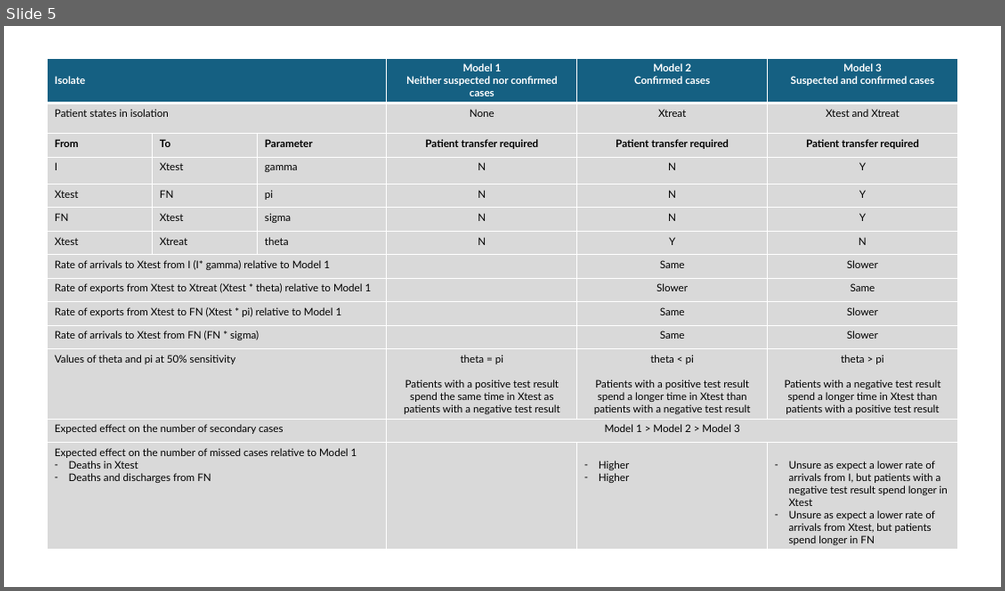
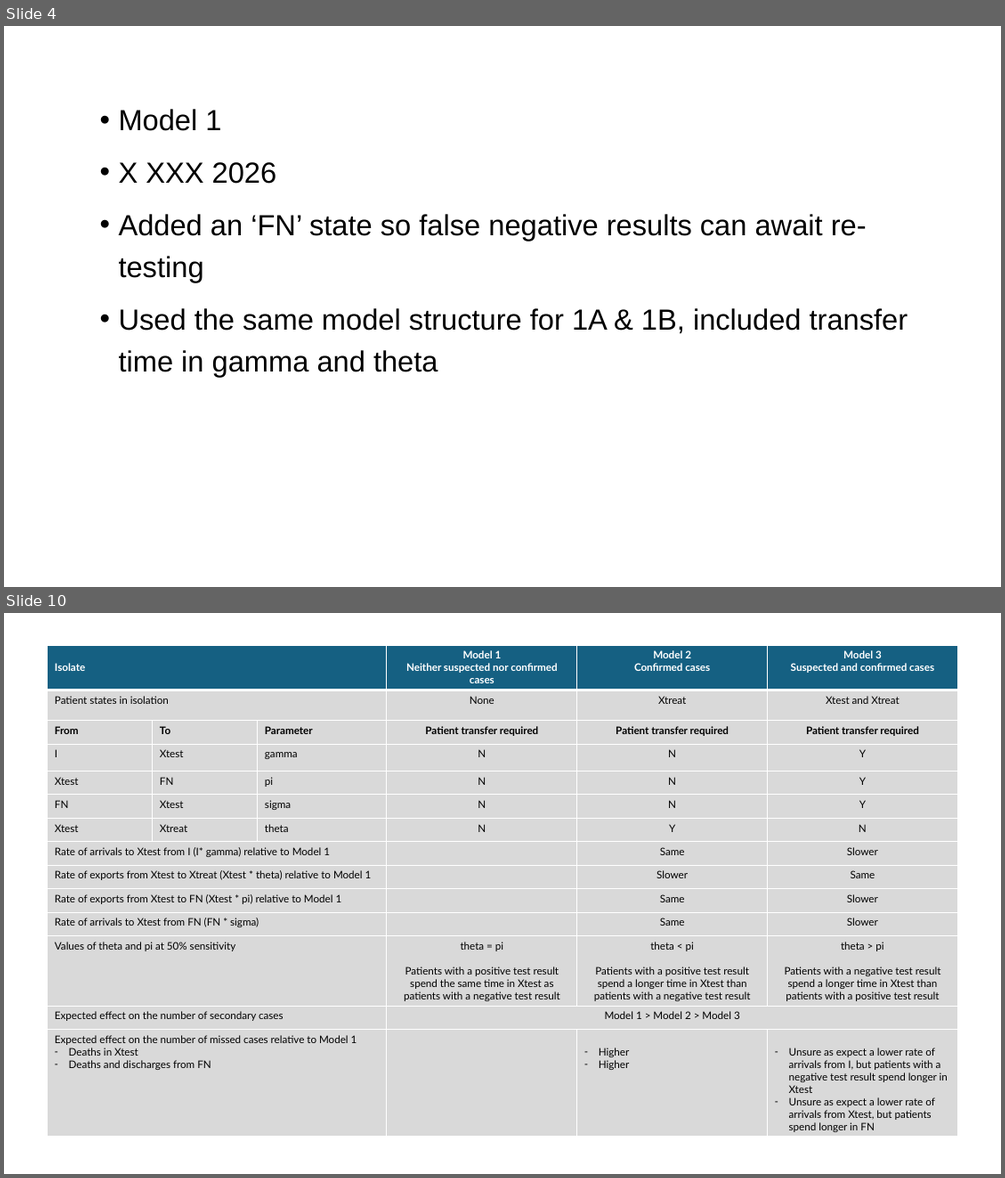
Before and after one commit to LFell/R_Cdiff_Model, a slide deck: Images/261014 Model diagrams with patient transfer.pptx. Shown one above the other, each under a label of ours: slide 5 before the commit, slides 4 and 10 after it; the slides between them are not shown. The pictures are 1005x591 and 1005x1178 pixels, drawn with LibreOffice and Linux fonts; fonts in the diff are those of the drawing. Boxes give left, top, right and bottom in pixels: in the first picture for what was removed or moved away, otherwise in the second. Text is boxed around its words. In the diff, an @@ line names an element or a change of style, - is before the commit and + after.

```diff
--- a/Images/261014 Model diagrams with patient transfer.pptx
+++ b/Images/261014 Model diagrams with patient transfer.pptx
@@ slide 4 added at box(4, 26, 1001, 587), background #FFFFFF @@
@@ text added at box(119, 109, 908, 377), 28 pt, text #000000 @@
+• Model 1
+• X XXX 2026
+• Added an ‘FN’ state so false negative results can await re-testing
+• Used the same model structure for 1A & 1B, included transfer time in gamma and theta
@@ what was slide 5 is now slide 10 @@
```
Also in this commit, not shown: 5 slides changed, 5 other slides added, 13 other files.
